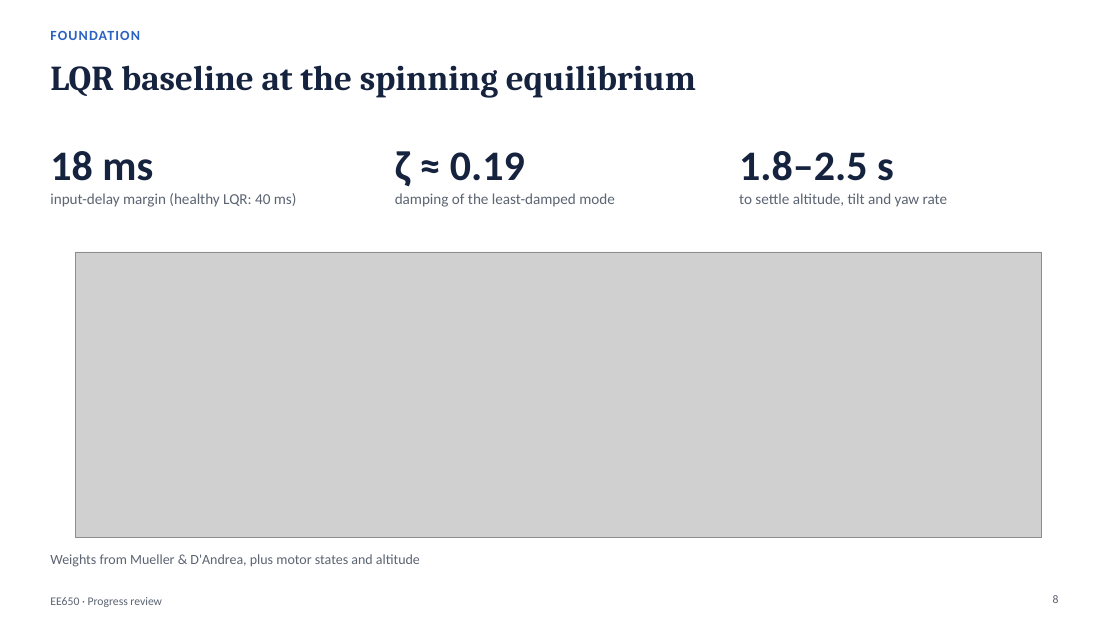
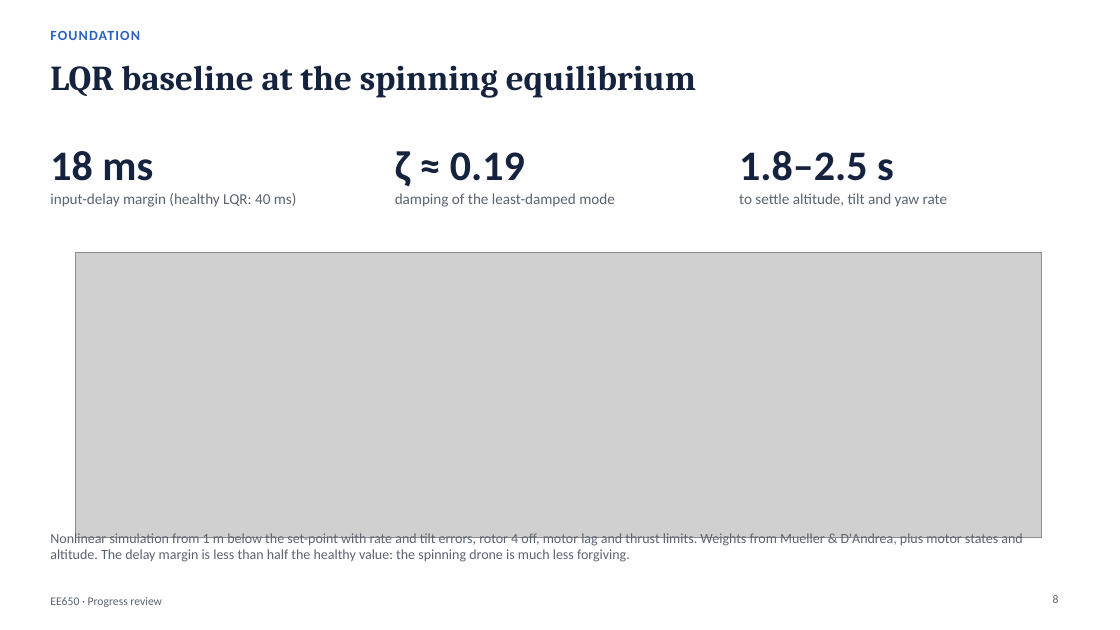
Before and after one commit to pranshuk22/quadrotor-rotor-loss-recovery, a slide deck: slide 8 of docs/deck/progress-review.pptx. Drawn at 1120x630 pixels with LibreOffice and Linux fonts; fonts in the diff are those of the drawing; grey boxes stand for pictures. Boxes give left, top, right and bottom in pixels: in the first picture for what was removed or moved away, otherwise in the second. Text is boxed around its words. In the diff, an @@ line names an element or a change of style, - is before the commit and + after.

```diff
--- a/docs/deck/progress-review.pptx
+++ b/docs/deck/progress-review.pptx
@@ text at (50,531,1022,562): text changed @@
-Weights from Mueller & D'Andrea, plus motor states and altitude
+Nonlinear simulation from 1 m below the set-point with rate and tilt errors, rotor 4 off, motor lag and thrust limits. Weights from Mueller & D'Andrea, plus motor states and altitude. The delay margin is less than half the healthy value: the spinning drone is much less forgiving.
```
Also in this commit, not shown: 12 other slides changed, 3 slides added, 6 slides removed, 6 other files.
